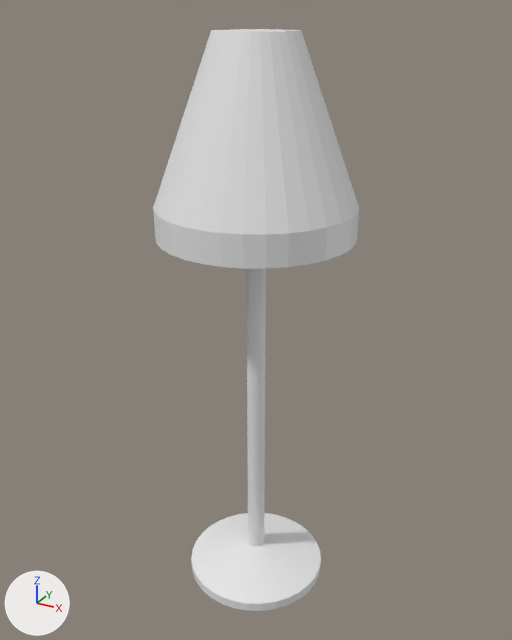
Renders of the FBX model Assets/Blender Exports/fixed obejcts/lamp_fixed.fbx from each side of a commit.
The view is the same before and after, from a 50 mm camera at (4.16, -7.56, 7.91) aimed at (-0.05, 0.09, 4.09). The lights are fixed; the arrows at lower left show +X, +Y and +Z.
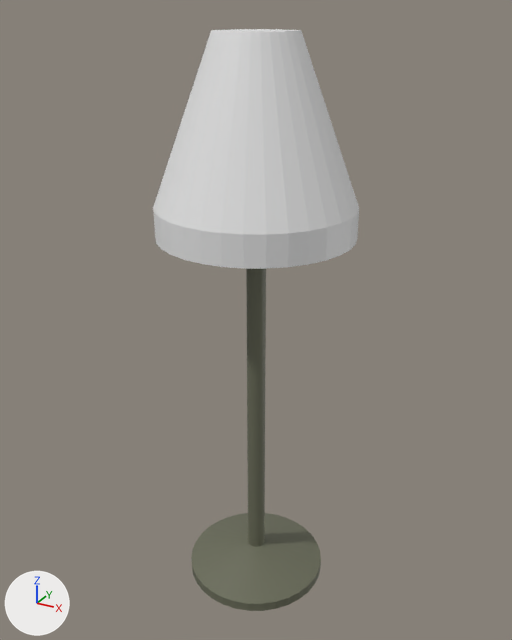
Changed parts and their boxes (x1, y1, x2, y2) in the pictures (512 x 640 px):
part 1 of me_cylinder, recoloured: (191, 513, 321, 611) in both
part 2 of me_cylinder, recoloured: (246, 269, 266, 547) in both

Patch to the scene script:
```diff
--- a/Assets/Blender Exports/fixed obejcts/lamp_fixed.fbx.py
+++ b/Assets/Blender Exports/fixed obejcts/lamp_fixed.fbx.py
@@ mat_lamppost @@
+mat_lamppost = principled_material('Lamppost')
+mat_lamppost.base_color = (0.141, 0.147, 0.0976)  # dark yellow #696b58
@@ mat_lightbulb @@
+mat_lightbulb = principled_material('Lightbulb')
+mat_lightbulb.base_color = (0.8, 0.8, 0.8)  # white #e7e7e7
+mat_lightbulb.alpha = 0.317
@@ mat_lampshade @@
+mat_lampshade = principled_material('Lampshade')
+mat_lampshade.base_color = (0.8, 0.8, 0.8)  # white #e7e7e7
@@ me_cylinder @@
 me_cylinder.from_pydata(...)  # 1005 vertices, 944 faces; spans x -1.26..1.26, y -1.26..1.26, z -1.0..6.66
 # used by ob_cylinder; location = (0.0, 0.0, 1.03)
+# me_cylinder part 1: 65 of the faces centred in x -0.99..0.99, y -0.99..0.99, z -1.0..-0.73 switch from no material to mat_lamppost (dark yellow #696b58)
+# me_cylinder part 2: 32 of the faces centred in x -0.13..0.13, y -0.13..0.13, z 2.31 switch from no material to mat_lamppost (dark yellow #696b58)
+me_cylinder.materials.append(mat_lampshade)  # white #e7e7e7
+me_cylinder.materials.append(mat_lightbulb)  # white #e7e7e7
```
